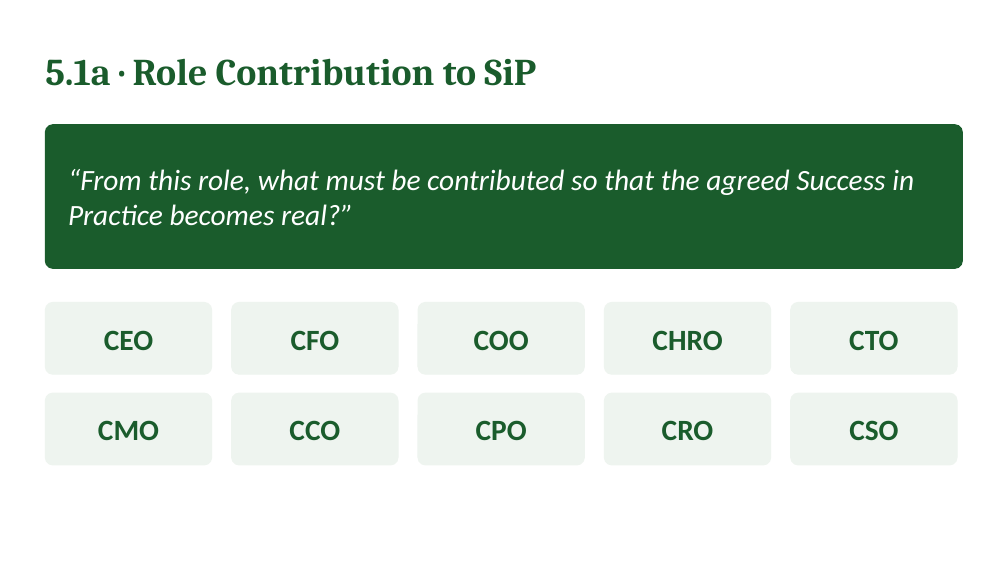
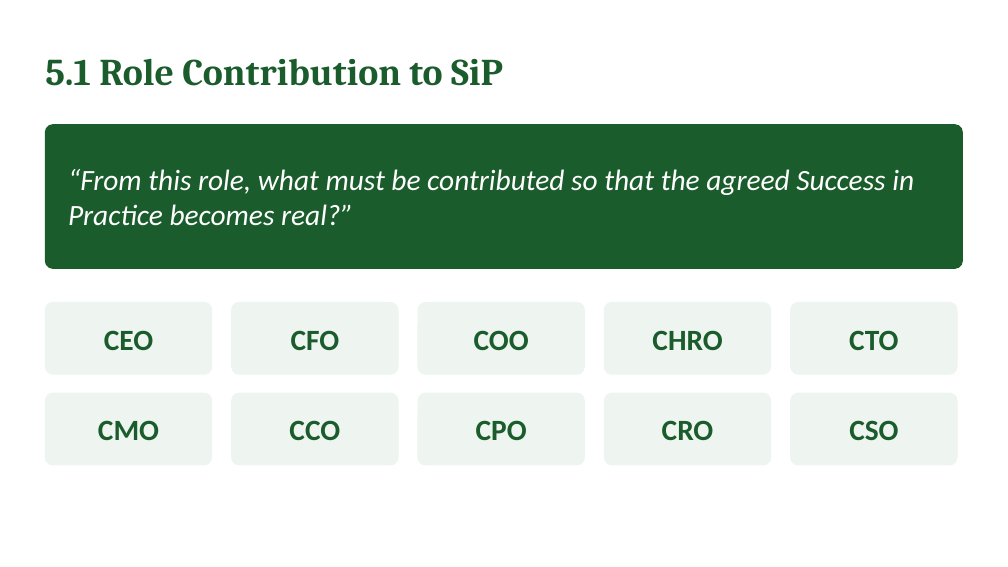
Before and after one commit to IBSL26/ibsl-platform, a slide deck: slide 34 of Unit decks/Unit 02 - Strategy Visioning & Success in Practice (SiP).pptx (slide 44 before the commit). Drawn at 1008x567 pixels with LibreOffice and Linux fonts; fonts in the diff are those of the drawing. Boxes give left, top, right and bottom in pixels: in the first picture for what was removed or moved away, otherwise in the second. Text is boxed around its words. In the diff, an @@ line names an element or a change of style, - is before the commit and + after.

```diff
--- a/Unit decks/Unit 02 - Strategy Visioning & Success in Practice (SiP).pptx
+++ b/Unit decks/Unit 02 - Strategy Visioning & Success in Practice (SiP).pptx
@@ text at (x1=45, y1=58, x2=503, y2=86): text changed @@
-5.1a · Role Contribution to SiP
+5.1 Role Contribution to SiP
```
Also in this commit, not shown: 4 other slides changed, 12 slides removed, 2 other files.
